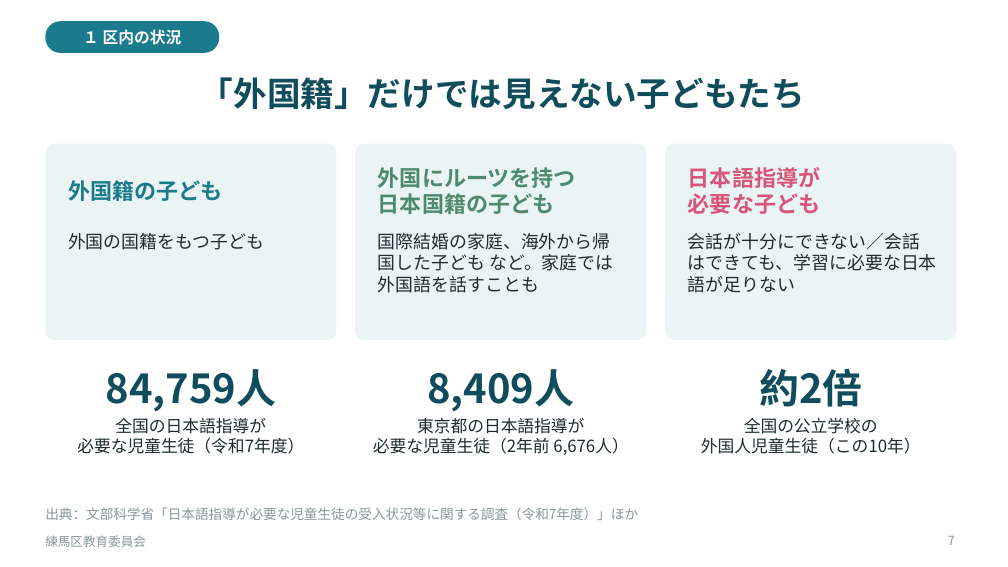
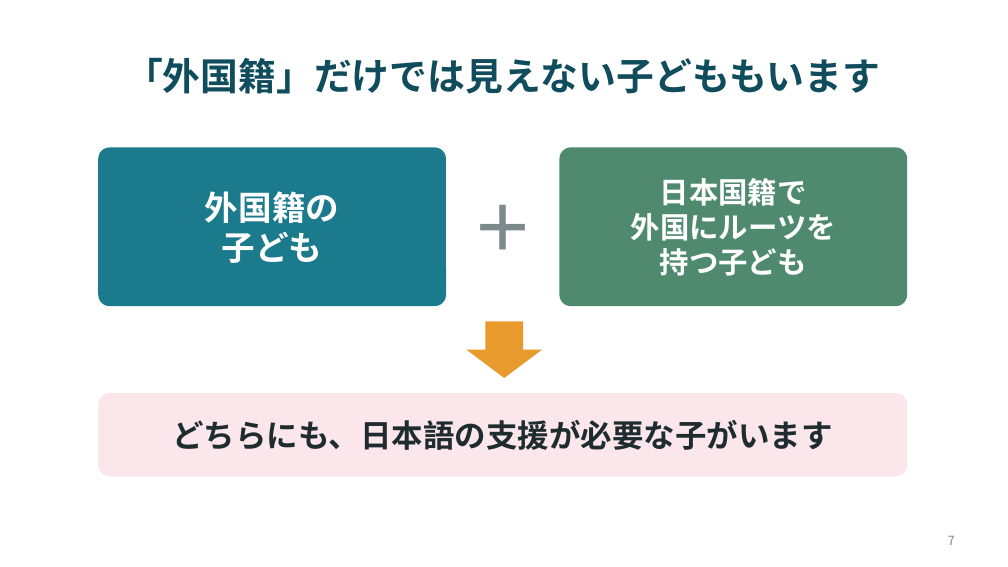
Before and after one commit to contynet730-star/con30, a slide deck: slide 7 of 民生児童委員研修/外国にルーツを持つ子どもたちと学校_R081125.pptx. Drawn at 1008x567 pixels with LibreOffice and Linux fonts; fonts in the diff are those of the drawing. Boxes give left, top, right and bottom in pixels: in the first picture for what was removed or moved away, otherwise in the second. Text is boxed around its words. In the diff, an @@ line names an element or a change of style, - is before the commit and + after.

```diff
--- a/民生児童委員研修/外国にルーツを持つ子どもたちと学校_R081125.pptx
+++ b/民生児童委員研修/外国にルーツを持つ子どもたちと学校_R081125.pptx
@@ rounded rectangle removed at [45, 21, 219, 53] @@
-１ 区内の状況
@@ title at [125, 57, 880, 94]: text changed; size 32 to 36 pt @@
-「外国籍」だけでは見えない子どもたち
+「外国籍」だけでは見えない子どももいます
@@ rounded rectangle removed at [45, 144, 337, 340] @@
@@ rounded rectangle "外国籍の": place and size @@
-rounded rectangle "外国籍の" at [68, 180, 222, 201]
+rounded rectangle "外国籍の" at [98, 147, 446, 306]
@@ rounded rectangle "外国籍の" at [98, 147, 446, 306]: fill none to #1B7A8C @@
@@ rounded rectangle removed at [355, 144, 647, 340] @@
@@ text added at [446, 147, 560, 306], 60 pt, text #7C898D, bold @@
+＋
@@ rounded rectangle added at [560, 147, 907, 306], fill #4F8A6F, 28 pt, text #FFFFFF, bold @@
+日本国籍で
+外国にルーツを
+持つ子ども
@@ rounded rectangle removed at [665, 144, 957, 340] @@
@@ text removed at [378, 167, 576, 214] @@
-外国にルーツを持つ
-日本国籍の子ども
@@ text removed at [688, 167, 820, 214] @@
-日本語指導が
-必要な子ども
@@ text in rounded rectangle at [205, 191, 339, 263]: text changed; size 21 to 32 pt; text colour #1B7A8C to #FFFFFF @@
-外国籍の子ども
+外国籍の
+子ども
@@ text removed at [68, 233, 264, 250] @@
-外国の国籍をもつ子ども
@@ text removed at [378, 233, 613, 293] @@
-国際結婚の家庭、海外から帰国した子ども など。家庭では外国語を話すことも
@@ text removed at [688, 233, 937, 293] @@
-会話が十分にできない／会話はできても、学習に必要な日本語が足りない
@@ down arrow added at [467, 321, 542, 378], fill #E89A2C @@
@@ text removed at [106, 369, 277, 412] @@
-84,759人
@@ text removed at [427, 369, 574, 412] @@
-8,409人
@@ text removed at [759, 368, 862, 407] @@
-約2倍
@@ text removed at [77, 418, 304, 454] @@
-全国の日本語指導が
-必要な児童生徒（令和7年度）
@@ rounded rectangle added at [98, 393, 907, 476], fill #FBE6EC, 30 pt, text #1E2B2F, bold @@
+どちらにも、日本語の支援が必要な子がいます
@@ text removed at [373, 418, 628, 455] @@
-東京都の日本語指導が
-必要な児童生徒（2年前 6,676人）
@@ text removed at [701, 418, 921, 454] @@
-全国の公立学校の
-外国人児童生徒（この10年）
@@ text removed at [45, 507, 638, 520] @@
-出典：文部科学省「日本語指導が必要な児童生徒の受入状況等に関する調査（令和7年度）」ほか
@@ text removed at [45, 535, 146, 547] @@
-練馬区教育委員会
```
Also in this commit, not shown: 15 other slides changed, 5 slides added, 4 slides removed, 1 other file.
